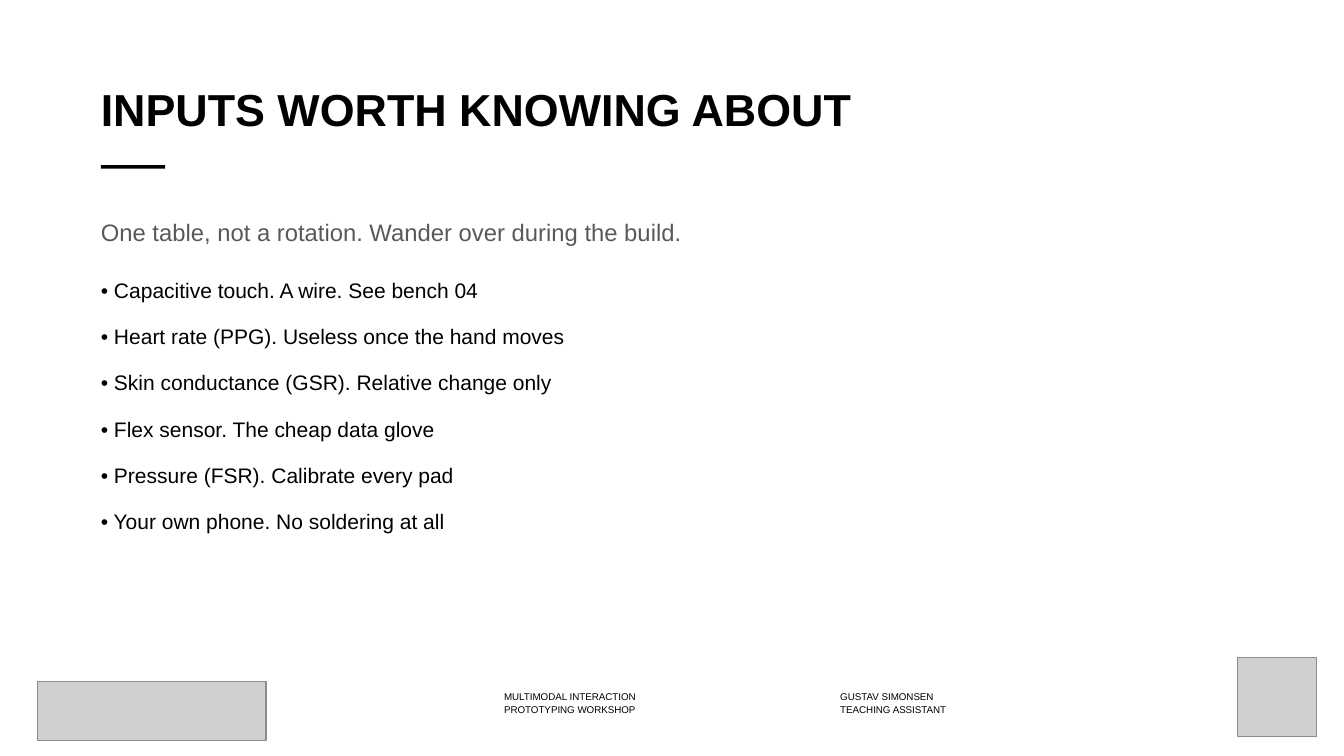
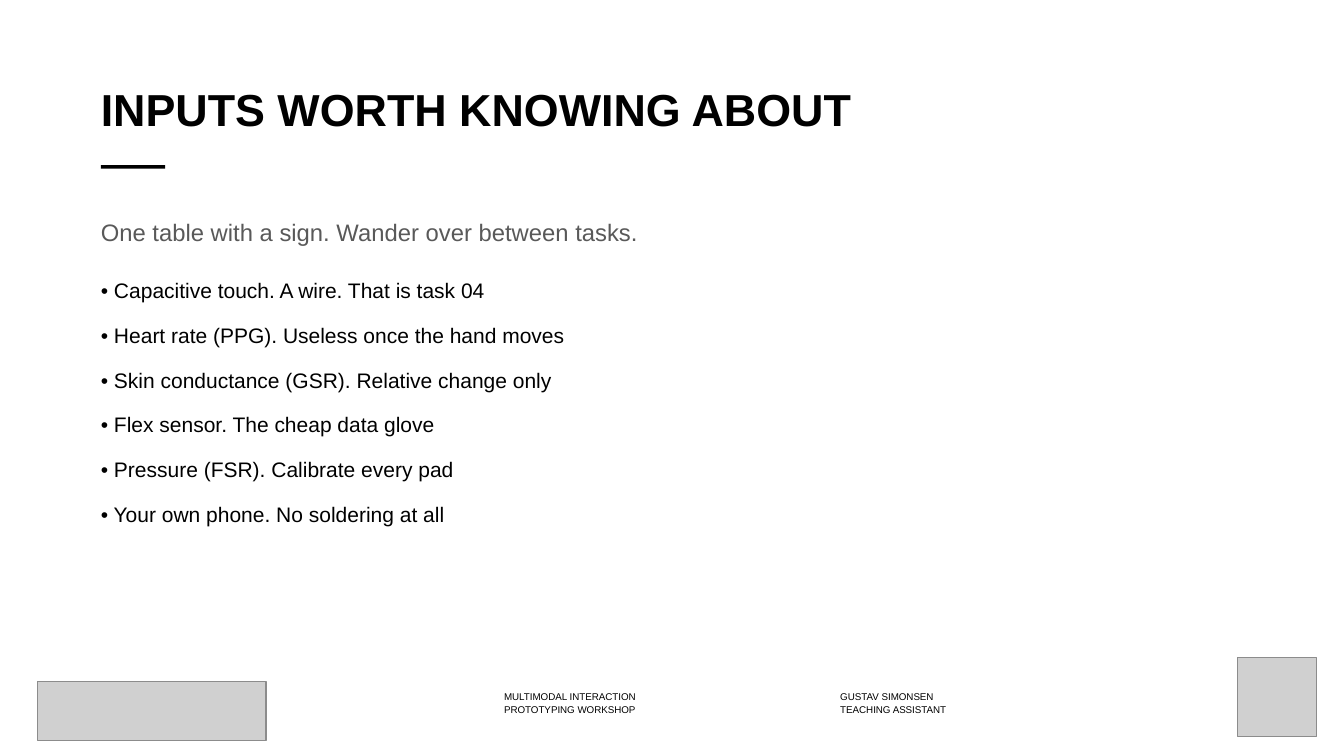
Before and after one commit to labtools-au/multimodal-actuator-workshop, a slide deck: slide 10 of docs/multimodal-actuator-workshop.pptx (slide 17 before the commit). Drawn at 1344x756 pixels with LibreOffice and Linux fonts; fonts in the diff are those of the drawing; grey boxes stand for pictures; background and template pictures are left out. Boxes give left, top, right and bottom in pixels: in the first picture for what was removed or moved away, otherwise in the second. Text is boxed around its words. In the diff, an @@ line names an element or a change of style, - is before the commit and + after.

```diff
--- a/docs/multimodal-actuator-workshop.pptx
+++ b/docs/multimodal-actuator-workshop.pptx
@@ text at box(101, 223, 637, 302): text changed @@
-One table, not a rotation. Wander over during the build.
-• Capacitive touch. A wire. See bench 04
+One table with a sign. Wander over between tasks.
+• Capacitive touch. A wire. That is task 04
@@ text at box(114, 327, 564, 527): less space between paragraphs @@
```
Also in this commit, not shown: 9 other slides changed, 1 slide added, 8 slides removed, 6 other files.
